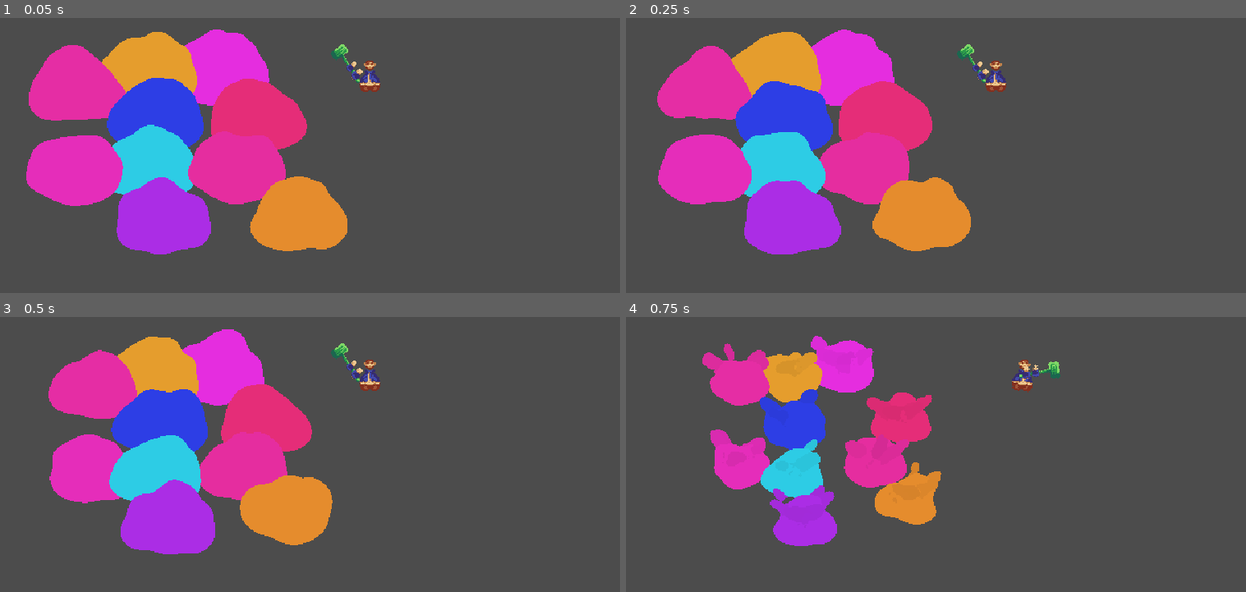
Above: before the commit, frames 1-4 (two rows, left to right).
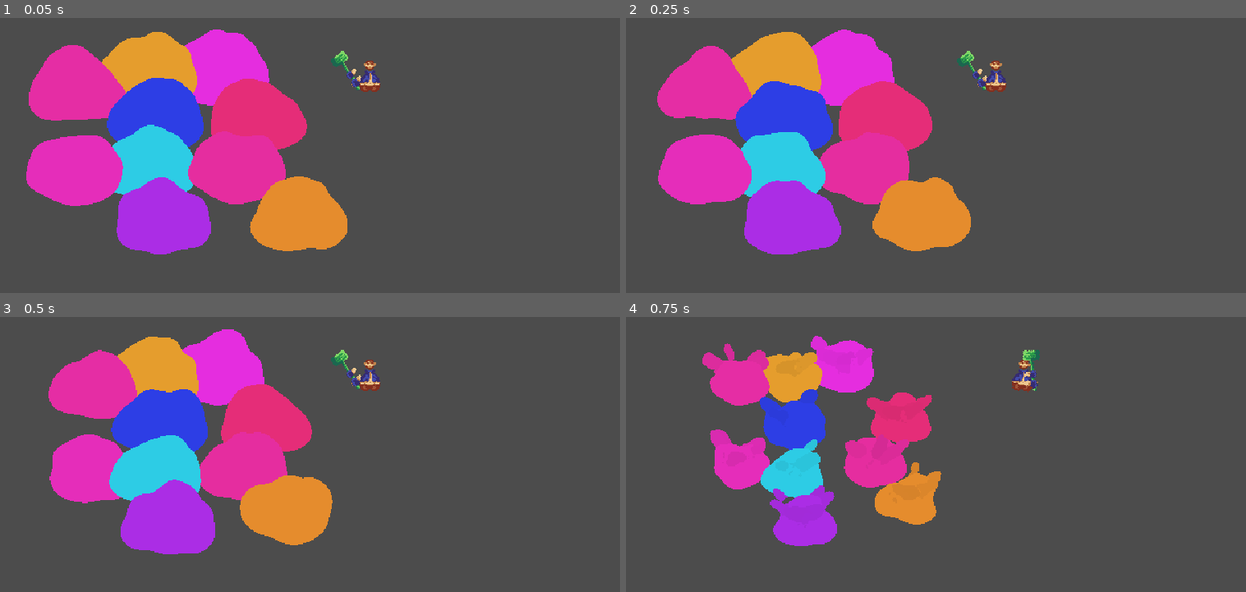
Above: after the commit, the same moments.

Repository: MetRiko/LD-2023-01
Game: Godot game, scene res://Root.tscn
Same seed, same stepped clock (60 frames per second), same inputs: the game is played once before the commit and once after it. The engine's default icon, where the game draws it, is replaced by a stand-in: a white triangle on a blue panel in a dark square.
Inputs (mouse positions are in pixels of both pictures, inside the frame that each line leads up to):
- Up to frame 1 (0.05 s): no input
- Up to frame 2 (0.25 s): no input
- Up to frame 3 (0.5 s): no input
- Up to frame 4 (0.75 s): tap Enter at 0.5 s; move the mouse to (1097, 482) at 0.52 s; hold D (game_right) from 0.53 s (still down); click (1097, 482) at 0.6 s

The runs differ from the first frame. In frame 1, 0.4% of the frame differs, in the area x 53-61%, y 9-27%; in frame 2, 0.4%; in frame 3, 0.4%; in frame 4, 0.4%.

Commit message:
Fix hammer rotation

Diff:
--- /dev/null
+++ b/player/Hammer.gd
@@ -0,0 +1,8 @@
+extends Node2D
+class_name Hammer
+
+func play_swing():
+	$Anim.play("Swing")
+
+func play_idle():
+	$Anim.play("Idle")
--- /dev/null
+++ b/player/Hammer.tscn
@@ -0,0 +1,79 @@
+[gd_scene load_steps=5 format=2]
+
+[ext_resource path="res://player/Hammer.png" type="Texture" id=1]
+[ext_resource path="res://player/Hammer.gd" type="Script" id=2]
+
+[sub_resource type="Animation" id=13]
+resource_name = "Idle"
+length = 0.1
+loop = true
+tracks/0/type = "value"
+tracks/0/path = NodePath("Body:rotation_degrees")
+tracks/0/interp = 1
+tracks/0/loop_wrap = true
+tracks/0/imported = false
+tracks/0/enabled = true
+tracks/0/keys = {
+"times": PoolRealArray( 0 ),
+"transitions": PoolRealArray( 1.62451 ),
+"update": 0,
+"values": [ 0.0 ]
+}
+tracks/1/type = "value"
+tracks/1/path = NodePath("Body:position")
+tracks/1/interp = 1
+tracks/1/loop_wrap = true
+tracks/1/imported = false
+tracks/1/enabled = true
+tracks/1/keys = {
+"times": PoolRealArray( 0 ),
+"transitions": PoolRealArray( 1 ),
+"update": 0,
+"values": [ Vector2( -3, 0 ) ]
+}
+
+[sub_resource type="Animation" id=12]
+resource_name = "Swing"
+length = 0.4
+tracks/0/type = "value"
+tracks/0/path = NodePath("Body:rotation_degrees")
+tracks/0/interp = 1
+tracks/0/loop_wrap = true
+tracks/0/imported = false
+tracks/0/enabled = true
+tracks/0/keys = {
+"times": PoolRealArray( 0, 0.175, 0.3, 0.4 ),
+"transitions": PoolRealArray( 1.62451, 0.15932, 10.9283, 1 ),
+"update": 0,
+"values": [ 0.0, -74.9999, 75.0, 0.0 ]
+}
+tracks/1/type = "value"
+tracks/1/path = NodePath("Body:position")
+tracks/1/interp = 1
+tracks/1/loop_wrap = true
+tracks/1/imported = false
+tracks/1/enabled = true
+tracks/1/keys = {
+"times": PoolRealArray( 0, 0.175, 0.3 ),
+"transitions": PoolRealArray( 1, 0.159, 3.36359 ),
+"update": 0,
+"values": [ Vector2( -3, 0 ), Vector2( -3, -6 ), Vector2( -3, 8 ) ]
+}
+
+[node name="Hammer" type="Node2D"]
+position = Vector2( 0, -14 )
+script = ExtResource( 2 )
+
+[node name="Body" type="Node2D" parent="."]
+position = Vector2( -3, 0 )
+
+[node name="Sprite" type="Sprite" parent="Body"]
+position = Vector2( 10, -7 )
+texture = ExtResource( 1 )
+
+[node name="CollisionShape" type="Position2D" parent="Body"]
+position = Vector2( 12, -15 )
+
+[node name="Anim" type="AnimationPlayer" parent="."]
+anims/Idle = SubResource( 13 )
+anims/Swing = SubResource( 12 )
--- a/player/Player.gd
+++ b/player/Player.gd
@@ -8,31 +8,48 @@
 var velocity = Vector2.ZERO
 var hammer_locked_pos = Vector2.ZERO
 
+onready var hammer := $Hammer
+onready var start_hammer_pos : Vector2
+
+var hammer_pos_radius := Vector2(16.0, 8.0)
+
 func _ready():
-	pass
+	start_hammer_pos = hammer.position
+
+func _update_hammer_pos():
+	var vec = get_global_mouse_position() - global_position
+	var dir = vec.normalized()
+	var factor = min(vec.length() / 100.0, 1.0) * 0.8 + 0.2
+
+	var max_vec = dir * hammer_pos_radius
+	vec = max_vec * factor
+
+	hammer.position = start_hammer_pos + vec
+
+	hammer.scale.x = 1.0 if vec.x >= 0 else -1.0
+	hammer.get_node("Body/Sprite").z_index = 1 if vec.y >= 0 else -1
 
 func _process(_delta):
 	var orientation = get_orientation()
 	var viewing_angle = get_viewing_angle()
 
-	if $Hammer/AnimationPlayer.is_playing():
-		$Hammer.position = hammer_locked_pos
-	else:
-		$Sprite.flip_h = orientation < 0.0
-		$Hammer.scale.x = orientation
-		$Hammer.position = Vector2(
-			cos(viewing_angle) * clamp(get_distance_to_mouse() * 0.1, 8.0, 20.0),
-			sin(viewing_angle) * clamp(get_distance_to_mouse() * 0.1, 4.0, 6.0) - 14.0
-		)
+	_update_hammer_pos()
+
+#	if $Hammer/AnimationPlayer.is_playing():
+#		hammer.position = hammer_locked_pos
+#	else:
+#		$Sprite.flip_h = orientation < 0.0
+#		hammer.scale.x = orientation
+#		hammer.position = Vector2(
+#			cos(viewing_angle) * clamp(get_distance_to_mouse() * 0.1, 8.0, 20.0),
+#			sin(viewing_angle) * clamp(get_distance_to_mouse() * 0.1, 4.0, 6.0) - 14.0
+#		)
 
 	set_animation_frame()
 
 	if Input.is_action_just_pressed("game_swing"):
-		hammer_locked_pos = $Hammer.position
-		if orientation < 0.0:
-			$Hammer/AnimationPlayer.play("SWING_L")
-		else:
-			$Hammer/AnimationPlayer.play("SWING_R")
+		hammer_locked_pos = hammer.position
+		hammer.play_swing()
 
 func _physics_process(delta):
 	move_direction.x = int(Input.is_action_pressed("game_right")) - int(Input.is_action_pressed("game_left"))
--- a/player/Player.tscn
+++ b/player/Player.tscn
@@ -1,8 +1,8 @@
-[gd_scene load_steps=11 format=2]
+[gd_scene load_steps=8 format=2]
 
 [ext_resource path="res://player/Player.gd" type="Script" id=1]
 [ext_resource path="res://player/Player.png" type="Texture" id=2]
-[ext_resource path="res://player/Hammer.png" type="Texture" id=3]
+[ext_resource path="res://player/Hammer.tscn" type="PackedScene" id=3]
 
 [sub_resource type="CapsuleShape2D" id=8]
 radius = 4.00002
@@ -91,89 +91,6 @@
 "values": [ 0.0, 3.0, 6.0, 9.0, 6.0, 3.0, 0.0, -3.0, -6.0, -9.0, -6.0, -3.0 ]
 }
 
-[sub_resource type="Animation" id=11]
-length = 0.001
-tracks/0/type = "value"
-tracks/0/path = NodePath(".:position")
-tracks/0/interp = 1
-tracks/0/loop_wrap = true
-tracks/0/imported = false
-tracks/0/enabled = true
-tracks/0/keys = {
-"times": PoolRealArray( 0 ),
-"transitions": PoolRealArray( 1 ),
-"update": 0,
-"values": [ Vector2( 0, -14 ) ]
-}
-tracks/1/type = "value"
-tracks/1/path = NodePath(".:rotation_degrees")
-tracks/1/interp = 1
-tracks/1/loop_wrap = true
-tracks/1/imported = false
-tracks/1/enabled = true
-tracks/1/keys = {
-"times": PoolRealArray( 0 ),
-"transitions": PoolRealArray( 1 ),
-"update": 0,
-"values": [ 0.0 ]
-}
-
-[sub_resource type="Animation" id=12]
-resource_name = "SWING_L"
-length = 0.7
-tracks/0/type = "value"
-tracks/0/path = NodePath(".:position")
-tracks/0/interp = 1
-tracks/0/loop_wrap = true
-tracks/0/imported = false
-tracks/0/enabled = true
-tracks/0/keys = {
-"times": PoolRealArray( 0, 0.7 ),
-"transitions": PoolRealArray( 1, 1 ),
-"update": 0,
-"values": [ Vector2( 0, -14 ), Vector2( 0, -14 ) ]
-}
-tracks/1/type = "value"
-tracks/1/path = NodePath(".:rotation_degrees")
-tracks/1/interp = 1
-tracks/1/loop_wrap = true
-tracks/1/imported = false
-tracks/1/enabled = true
-tracks/1/keys = {
-"times": PoolRealArray( 0, 0.2, 0.7 ),
-"transitions": PoolRealArray( 1, 1, 1 ),
-"update": 0,
-"values": [ 0.0, -80.0, 0.0 ]
-}
-
-[sub_resource type="Animation" id=10]
-resource_name = "SWING_R"
-length = 0.7
-tracks/0/type = "value"
-tracks/0/path = NodePath(".:position")
-tracks/0/interp = 1
-tracks/0/loop_wrap = true
-tracks/0/imported = false
-tracks/0/enabled = true
-tracks/0/keys = {
-"times": PoolRealArray( 0, 0.7 ),
-"transitions": PoolRealArray( 1, 1 ),
-"update": 0,
-"values": [ Vector2( 0, -14 ), Vector2( 0, -14 ) ]
-}
-tracks/1/type = "value"
-tracks/1/path = NodePath(".:rotation_degrees")
-tracks/1/interp = 1
-tracks/1/loop_wrap = true
-tracks/1/imported = false
-tracks/1/enabled = true
-tracks/1/keys = {
-"times": PoolRealArray( 0, 0.2, 0.7 ),
-"transitions": PoolRealArray( 1, 1, 1 ),
-"update": 0,
-"values": [ 0.0, 80.0, 0.0 ]
-}
-
 [node name="Player" type="KinematicBody2D"]
 script = ExtResource( 1 )
 
@@ -191,18 +108,7 @@
 anims/RESET = SubResource( 7 )
 anims/WALK = SubResource( 2 )
 
-[node name="Hammer" type="Node2D" parent="."]
-position = Vector2( 0, -14 )
+[node name="Hammer" parent="." instance=ExtResource( 3 )]
+position = Vector2( 0, -8 )
 
-[node name="Sprite" type="Sprite" parent="Hammer"]
-position = Vector2( -1, 0 )
-texture = ExtResource( 3 )
-offset = Vector2( 4, -8 )
-
-[node name="CollisionShape" type="Position2D" parent="Hammer"]
-position = Vector2( 12, -15 )
-
-[node name="AnimationPlayer" type="AnimationPlayer" parent="Hammer"]
-anims/RESET = SubResource( 11 )
-anims/SWING_L = SubResource( 12 )
-anims/SWING_R = SubResource( 10 )
+[editable path="Hammer"]
--- a/project.godot
+++ b/project.godot
@@ -19,6 +19,11 @@
 "language": "GDScript",
 "path": "res://addons/gut/test.gd"
 }, {
+"base": "Node2D",
+"class": "Hammer",
+"language": "GDScript",
+"path": "res://player/Hammer.gd"
+}, {
 "base": "KinematicBody2D",
 "class": "Player",
 "language": "GDScript",
@@ -32,6 +37,7 @@
 _global_script_class_icons={
 "GutHookScript": "",
 "GutTest": "",
+"Hammer": "",
 "Player": "",
 "Slime": ""
 }
